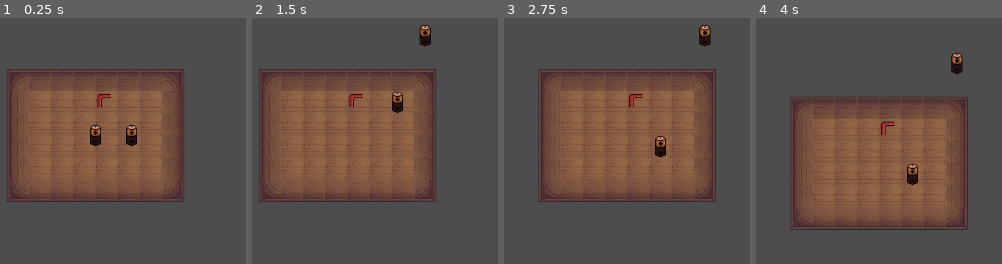
Above: before the commit, frames 1-4 (left to right).
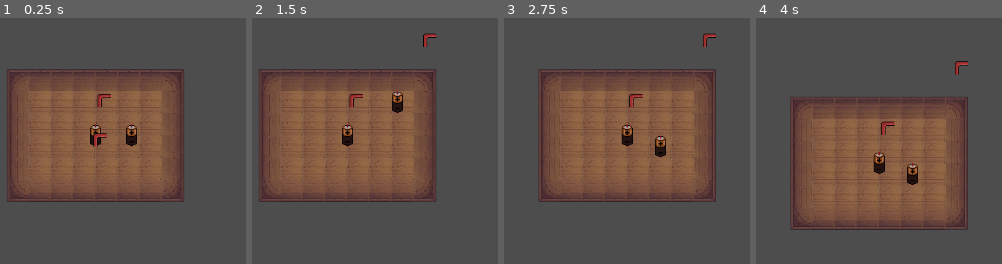
Above: after the commit, the same moments.

Repository: DootMario/proiectITFest
Game: Godot game, scene res://scenes/game.tscn
The game is run twice, just before and just after one commit, with the same random seed, the same clock (stepped at 60 frames per second) and the same inputs.
Inputs (mouse positions are in pixels of both pictures, inside the frame that each line leads up to):
- Up to frame 1 (0.25 s): no input
- Up to frame 2 (1.5 s): tap Enter at 0.5 s; drag from (347, 136) to (426, 37) at 0.52 s; drag from (382, 136) to (424, 35) at 1.27 s
- Up to frame 3 (2.75 s): tap Space at 2 s; move the mouse to (607, 101) at 2.02 s; tap A (camera_left) at 2.1 s; click (607, 101) at 2.3 s
- Up to frame 4 (4 s): tap Enter at 2.75 s; drag from (812, 224) to (913, 145) at 2.77 s; tap Space at 3.5 s; move the mouse to (outside the picture) at 3.52 s; tap W (camera_up) at 3.6 s; click (outside the picture) at 3.8 s

The runs differ from the first frame. In frame 1, 0.1% of the frame differs, in the area x 37-44%, y 46-53%; in frame 2, 0.7%; in frame 3, 0.8%; in frame 4, 0.8%, in the area x 47-87%, y 13-64%.

Commit message:
added rotation functionality

Diff:
--- a/proiect-it-fest/project.godot
+++ b/proiect-it-fest/project.godot
@@ -41,6 +41,11 @@
 "events": [Object(InputEventKey,"resource_local_to_scene":false,"resource_name":"","device":-1,"window_id":0,"alt_press …(192 unchanged characters)…
 ]
 }
+rotate_block={
+"deadzone": 0.2,
+"events": [Object(InputEventMouseButton,"resource_local_to_scene":false,"resource_name":"","device":-1,"window_id":0,"alt_pressed":false,"shift_pressed":false,"ctrl_pressed":true,"meta_pressed":false,"button_mask":1,"position":Vector2(727, 16),"global_position":Vector2(736, 64),"factor":1.0,"button_index":1,"canceled":false,"pressed":true,"double_click":false,"script":null)
+]
+}
 
 [physics]
 
--- a/proiect-it-fest/scenes/game.tscn
+++ b/proiect-it-fest/scenes/game.tscn
@@ -17,4 +17,6 @@
 [node name="Corner" parent="." unique_id=2016170285 instance=ExtResource("4_lbhrr")]
 position = Vector2(6, -57)
 
+[node name="s" parent="." unique_id=1342949210 instance=ExtResource("4_lbhrr")]
+
 [node name="paningCamera" parent="." unique_id=853510291 instance=ExtResource("3_lnu2h")]
--- a/proiect-it-fest/scripts/base_component.gd
+++ b/proiect-it-fest/scripts/base_component.gd
@@ -108,6 +108,8 @@
 			# Snap to grid after release
 			global_position = GridManager.snap(self)
 			update_connected_wires()
+	if Input.is_action_just_pressed("rotate_block"):
+		rotation+=PI/2
 
 # Global input handling (mouse motion, release anywhere)
 func _input(event: InputEvent) -> void:
